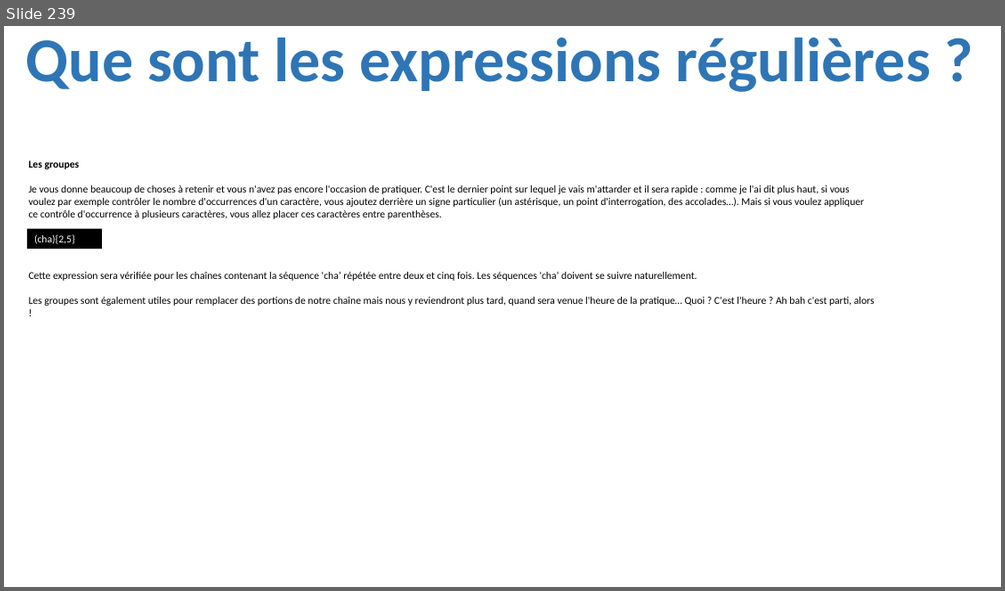
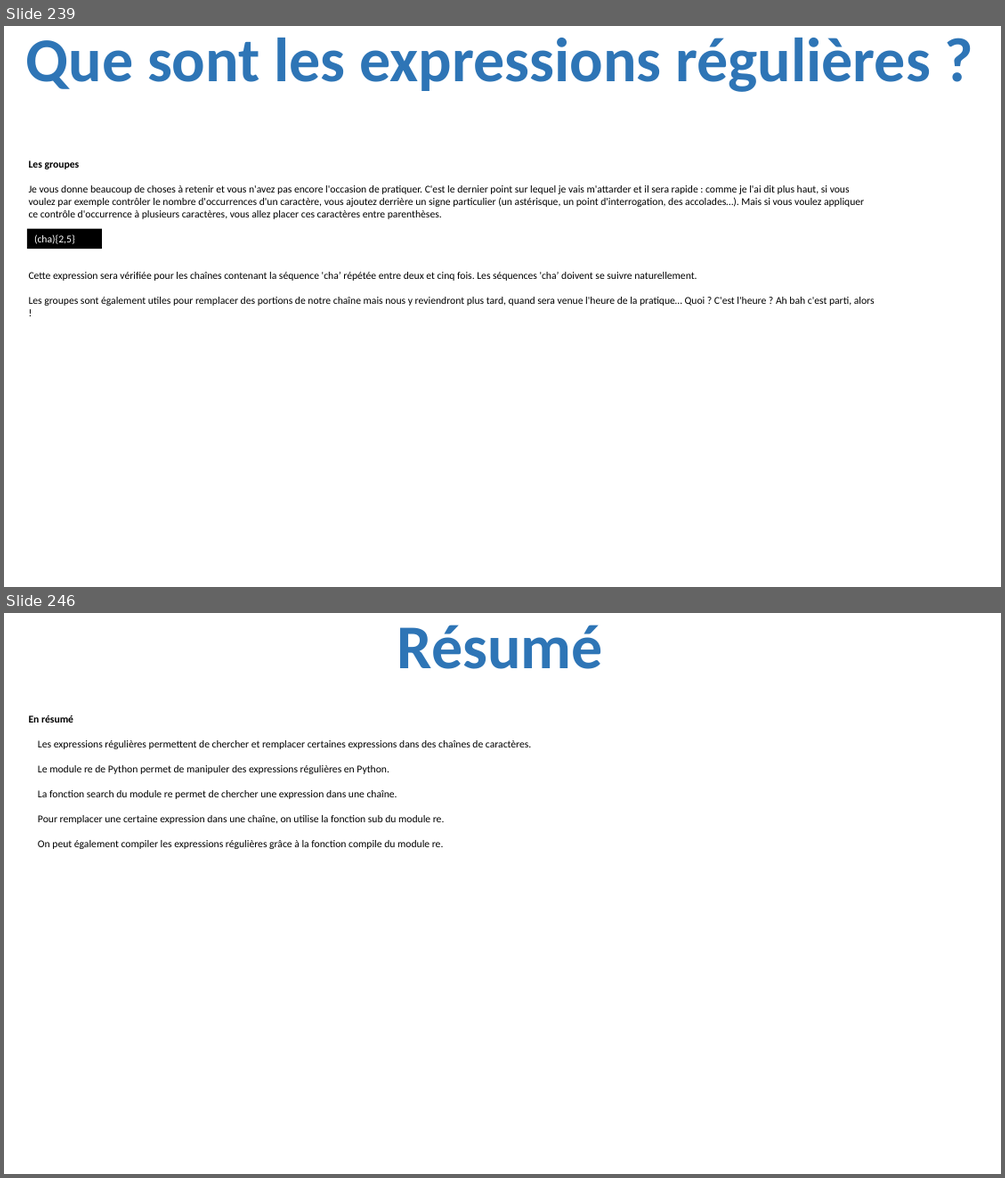
Before and after one commit to julienPalleau/PythonDoc, a slide deck: Python-resume.pptx. Shown one above the other, each under a label of ours: slide 239 before the commit, slides 239 and 246 after it; the slides between them are not shown. The pictures are 1005x591 and 1005x1178 pixels, drawn with LibreOffice and Linux fonts; fonts in the diff are those of the drawing. Boxes give left, top, right and bottom in pixels: in the first picture for what was removed or moved away, otherwise in the second. Text is boxed around its words. In the diff, an @@ line names an element or a change of style, - is before the commit and + after.

Commit message:
added expressions regulieres

```diff
--- a/Python-resume.pptx
+++ b/Python-resume.pptx
@@ slide 246 added at box(4, 613, 1001, 1174), background #FFFFFF @@
@@ title added at box(397, 625, 603, 669), 60 pt, text #2E75B6, bold @@
+Résumé
@@ text added at box(29, 715, 531, 849), 10 pt, text #000000 @@
+En résumé
+Les expressions régulières permettent de chercher et remplacer certaines expressions dans des chaînes de caractères.
+Le module re de Python permet de manipuler des expressions régulières en Python.
+La fonction search du module re permet de chercher une expression dans une chaîne.
+Pour remplacer une certaine expression dans une chaîne, on utilise la fonction sub du module re.
+On peut également compiler les expressions régulières grâce à la fonction compile du module re.
```
Also in this commit, not shown: 6 other slides added, 1 slide removed.
